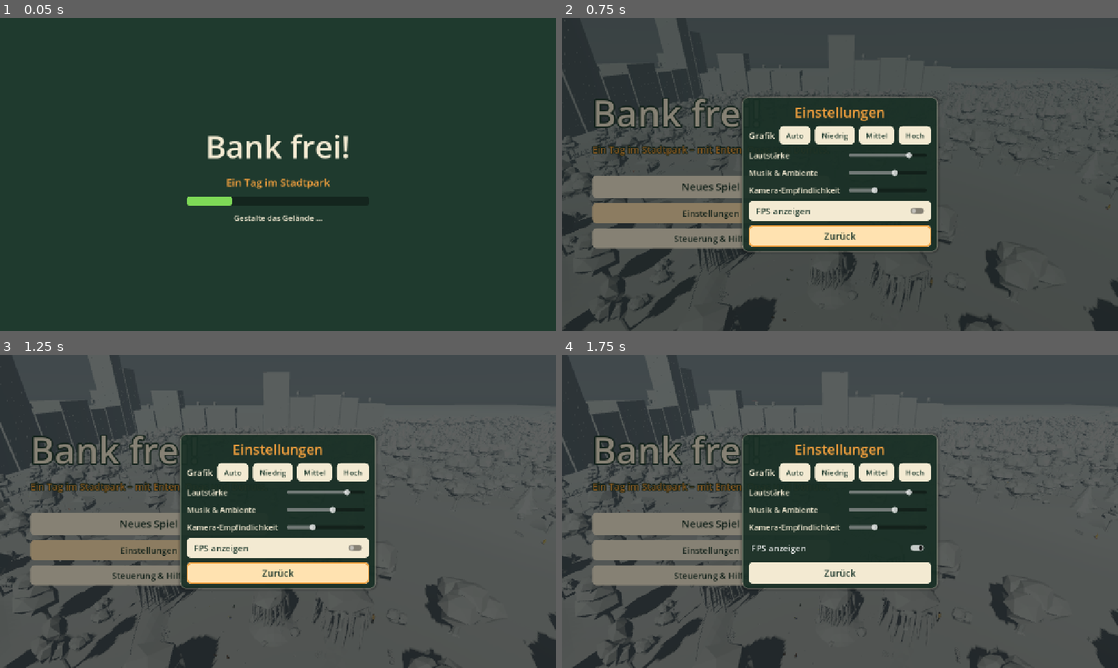
Above: before the commit, frames 1-4 (two rows, left to right).
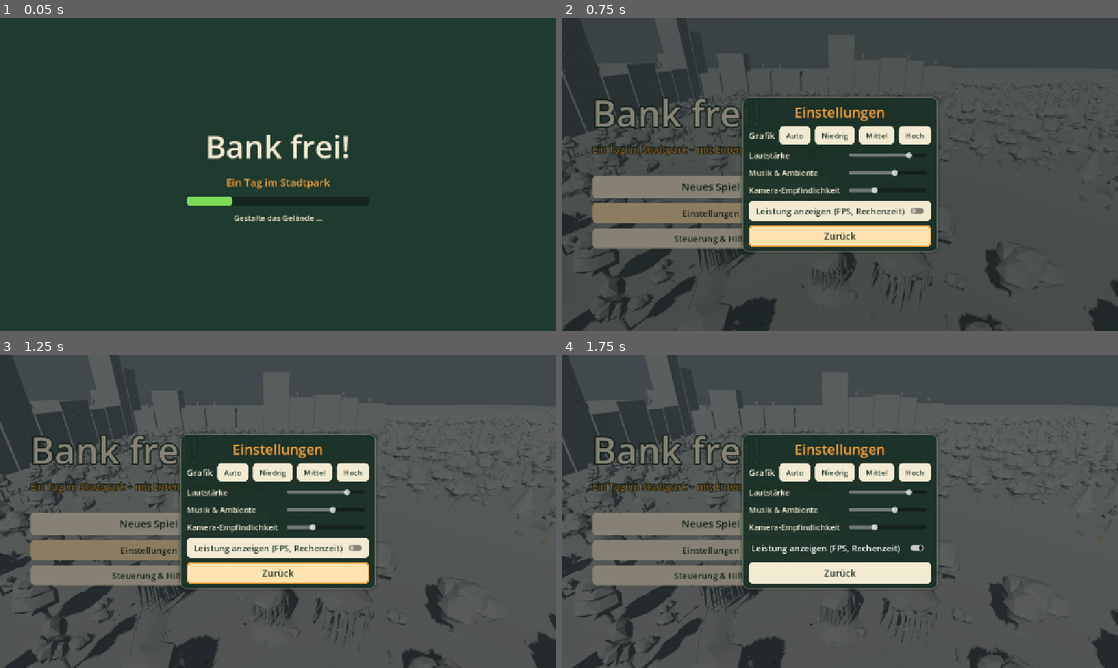
Above: after the commit, the same moments.

Repository: MarkDrei/Godot-Park
Game: Godot game, scene res://src/main.tscn
The game is run twice, just before and just after one commit, with the same random seed, the same clock (stepped at 60 frames per second) and the same inputs.
Inputs (mouse positions are in pixels of both pictures, inside the frame that each line leads up to):
- Up to frame 1 (0.05 s): no input
- Up to frame 2 (0.75 s): click "Einstellungen" at 0.5 s
- Up to frame 3 (1.25 s): no input
- Up to frame 4 (1.75 s): click (840, 549) at 1.25 s, where only the run before the commit has a clickable "FPS anzeigen"

Frame 1 is identical in both runs. In frame 2, 0.3% of the frame differs, in the area x 35-67%, y 60-97%; in frame 3, 0.3%, in the area x 4-70%, y 35-98%; in frame 4, 0.3%.

Commit message:
Performance: actors far from the camera update less often (LOD by distance, poses skipped off screen), bucket grids for neighbour queries (people, ~170 cars), the town's traffic rests while the player is in the park, cheaper traffic gap checks, NPCs check interrupts four times a second; performance overlay in the settings (FPS, frame and script time, draw calls, triangles, active actors); speech bubbles run out off screen
Co-Authored-By: Claude Opus 5.5 <noreply@anthropic.com>
Claude-Session: https://claude.ai/code/session_01RmsXHjEqYp94z2DPKDLFuH

Diff:
--- a/src/actors/actor.gd
+++ b/src/actors/actor.gd
@@ -50,7 +50,10 @@
 var seat: Seat = null
 var inside := false
 var speed_mult := 1.0
-var lod_distance := 0.0
+var lod_distance := 0.0           # metres to the camera's focus (World.focus)
+var _lod_slot := randi() % 8      # spreads the reduced ticks over the frames
+var _lod_delta := 0.0
+static var ticks := 0             # actor updates so far (the performance overlay counts them per frame)
 
 # Presentation state.
 var anim := "idle"
@@ -223,6 +226,7 @@
 	_last_pos = global_position
 	velocity = Vector3.ZERO
 	stop_moving()
+	world.actors_moved()
 
 
 func sit_on(s: Seat) -> void:
@@ -369,9 +373,30 @@
 
 # --- Simulation ------------------------------------------------------------------------
 
+## Every how many physics frames this actor updates: far from the camera less often, with the
+## time of the skipped frames added up (walking, needs and plans stay the same, only coarser).
+func lod_step() -> int:
+	if controlled or lod_distance < 50.0:
+		return 1
+	if lod_distance < 100.0:
+		return 2
+	if lod_distance < 160.0:
+		return 4
+	return 8
+
+
 func _physics_process(delta: float) -> void:
 	if world == null:
 		return
+	lod_distance = Vector2(global_position.x - world.focus.x, global_position.z - world.focus.z).length()
+	_lod_delta += delta
+	# Never more than 0.15 s at once (fast forward): a longer step could skip over a wall.
+	var step := mini(lod_step(), maxi(1, int(0.15 / maxf(delta, 0.001))))
+	if step > 1 and (Engine.get_physics_frames() + _lod_slot) % step != 0:
+		return
+	delta = _lod_delta
+	_lod_delta = 0.0
+	ticks += 1
 	var game_minutes := delta * Clock.MINUTES_PER_SECOND * Clock.time_scale
 	if inside:
 		needs.rest_fully()
@@ -549,10 +574,8 @@
 
 func _separation() -> Vector3:
 	var push := Vector3.ZERO
-	for other in world.actors:
-		if other == self or other.inside or not other.visible or other.seat != null or other.vehicle != null:
-			continue
-		if other.lod_distance > 45.0:
+	for other in world.actors_near(global_position, radius + 1.5):
+		if other == self or other.seat != null or other.vehicle != null:
 			continue
 		var d := Vector3(global_position.x - other.global_position.x, 0, global_position.z - other.global_position.z)
 		var min_d := radius + other.radius + 0.25
@@ -565,6 +588,13 @@
 func _animate(delta: float) -> void:
 	if rig == null:
 		return
+	# Nobody sees the pose of someone off screen (the smoothing catches up when they show);
+	# speech bubbles and emotes still run out.
+	if not controlled and lod_distance > 10.0:
+		var cam := get_viewport().get_camera_3d()
+		if cam and not cam.is_position_in_frustum(global_position + Vector3(0, 0.9, 0)):
+			rig.update_overlays(delta)
+			return
 	var a := current_anim()
 	var st := {
 		"anim": a,
--- a/src/actors/rig.gd
+++ b/src/actors/rig.gd
@@ -161,7 +161,7 @@
 	return _speech_time > 0.0
 
 
-func _update_overlays(delta: float) -> void:
+func update_overlays(delta: float) -> void:
 	for i in range(_emotes.size() - 1, -1, -1):
 		var e: Dictionary = _emotes[i]
 		e["age"] += delta
@@ -187,7 +187,7 @@
 ## Called by the actor every frame. `st` describes the desired pose.
 func animate(delta: float, st: Dictionary) -> void:
 	time += delta
-	_update_overlays(delta)
+	update_overlays(delta)
 	if lod >= 2:
 		return
 	if lod == 1:
--- a/src/ai/human_brain.gd
+++ b/src/ai/human_brain.gd
@@ -7,6 +7,7 @@
 var think := 0.0
 var last_kind := ""
 var cooldown := {}          # activity kind -> seconds until allowed again
+var _check_time := 0.0      # until the next _should_interrupt
 var role := ""
 var likes := {}
 var hours: Array = []
@@ -58,10 +59,11 @@
 
 
 func update(delta: float) -> void:
-	for k: String in cooldown.keys():
-		cooldown[k] -= delta
-		if cooldown[k] <= 0.0:
-			cooldown.erase(k)
+	if not cooldown.is_empty():
+		for k: String in cooldown.keys():
+			cooldown[k] -= delta
+			if cooldown[k] <= 0.0:
+				cooldown.erase(k)
 	if _hosting():
 		return  # stays put while the player plays this host's game (no new activity, no lines)
 	if actor.inside:
@@ -74,10 +76,14 @@
 	if current:
 		_enjoy(delta)
 		current.tick(delta)
+		_check_time -= delta
 		if current.done or current.failed:
 			_finish()
-		elif _should_interrupt():
-			_finish()
+		elif _check_time <= 0.0:
+			# Work hours, rain and hunger change slowly: four checks a second are plenty.
+			_check_time = 0.25
+			if _should_interrupt():
+				_finish()
 	if current == null:
 		think -= delta
 		if think <= 0.0:
--- a/src/camera/camera_rig.gd
+++ b/src/camera/camera_rig.gd
@@ -92,6 +92,7 @@
 func _process(delta: float) -> void:
 	if target == null or world == null:
 		return
+	world.focus = target.global_position
 	var desired_focus := target.global_position + Vector3(0, height, 0)
 	if _transition > 0.0:
 		_transition = maxf(0.0, _transition - delta / 1.2)
--- a/src/ui/hud.gd
+++ b/src/ui/hud.gd
@@ -24,6 +24,7 @@
 var inventory_label: Label
 var bag_button: Button
 var fps_label: Label
+var _perf := {"start": 0, "frames": 0, "proc": 0.0, "phys": 0.0, "pframes": 0, "ticks": 0}
 var _t := 0.0
 var _prompt := ""
 
@@ -165,6 +166,8 @@
 
 func _process(delta: float) -> void:
 	_animate_trends(delta)
+	if fps_label.visible:
+		_sample_perf()
 	_t -= delta
 	if _t > 0.0:
 		return
@@ -174,8 +177,6 @@
 	clock_label.text = Clock.time_string()
 	info_label.text = "Tag %d · %s · %s" % [Clock.day + 1, Clock.season_name(), Clock.weather_name()]
 	fps_label.visible = GameState.settings.get("show_fps", false)
-	if fps_label.visible:
-		fps_label.text = "%d FPS" % Engine.get_frames_per_second()
 	var pc: PlayerController = game.player if game else null
 	if pc == null or pc.actor == null:
 		return
@@ -243,3 +244,28 @@
 		var tip := 1.0 if up else h - 1.0
 		var base := h - 3.0 if up else 3.0
 		c.draw_colored_polygon(PackedVector2Array([Vector2(x, base), Vector2(x + 10.0, base), Vector2(x + 5.0, tip)]), col)
+
+
+## Performance overlay (Einstellungen → Leistung anzeigen), averaged over half a second: frame
+## time, script time per frame (process) and per physics step, what the GPU had to draw, and
+## how many actors updated per physics step (the rest is far away, Actor.lod_step).
+func _sample_perf() -> void:
+	var p := _perf
+	if p["frames"] == 0:
+		p["start"] = Time.get_ticks_usec()
+	p["frames"] += 1
+	p["proc"] += Performance.get_monitor(Performance.TIME_PROCESS)
+	p["phys"] += Performance.get_monitor(Performance.TIME_PHYSICS_PROCESS)
+	var secs := (Time.get_ticks_usec() - int(p["start"])) / 1000000.0
+	if secs < 0.5:
+		return
+	var n := float(p["frames"])
+	var steps := maxi(1, Engine.get_physics_frames() - int(p["pframes"]))
+	var active := float(Actor.ticks - int(p["ticks"])) / steps
+	var total: int = game.world.actors.size() if game and game.world else 0
+	fps_label.text = "%d FPS · %.1f ms · Skript %.1f · Physik %.1f · %d Draws · %dk Dreiecke · %d/%d Figuren aktiv" % [
+		Engine.get_frames_per_second(), secs / n * 1000.0, p["proc"] / n * 1000.0, p["phys"] / n * 1000.0,
+		int(Performance.get_monitor(Performance.RENDER_TOTAL_DRAW_CALLS_IN_FRAME)),
+		int(Performance.get_monitor(Performance.RENDER_TOTAL_PRIMITIVES_IN_FRAME) / 1000.0),
+		roundi(active), total]
+	_perf = {"start": 0, "frames": 0, "proc": 0.0, "phys": 0.0, "pframes": Engine.get_physics_frames(), "ticks": Actor.ticks}
--- a/src/ui/ui.gd
+++ b/src/ui/ui.gd
@@ -514,7 +514,7 @@
 		if game and game.camera:
 			game.camera.sensitivity = val, 0.3, 2.5))
 	var fps := CheckButton.new()
-	fps.text = "FPS anzeigen"
+	fps.text = "Leistung anzeigen (FPS, Rechenzeit)"
 	fps.button_pressed = GameState.settings.get("show_fps", false)
 	fps.toggled.connect(func(on: bool) -> void: GameState.settings["show_fps"] = on)
 	v.add_child(fps)
--- a/src/vehicles/car.gd
+++ b/src/vehicles/car.gd
@@ -50,7 +50,7 @@
 	door.car = self
 	door.radius = length() * 0.5 + 1.4
 	add_child(door)
-	place(pos, heading)
+	_set_pose(pos, heading)
 	set_physics_process(false)
 
 
@@ -76,7 +76,15 @@
 	return Vector2(-fwd.y, fwd.x)
 
 
+## Puts the car somewhere (jobs, tests): the town sorts its cars again.
 func place(p: Vector2, heading: float) -> void:
+	_set_pose(p, heading)
+	if world and world.city:
+		world.city.moved_by_hand()
+
+
+## Driving moves within a metre per frame: the town's car grid of this frame stays good enough.
+func _set_pose(p: Vector2, heading: float) -> void:
 	yaw = heading
 	global_position = Vector3(p.x, 0.0, p.y)
 	rotation.y = yaw
@@ -153,17 +161,15 @@
 		if not world.map.is_drivable(q):
 			return "wall"
 	if world.city:
-		for other: Car in world.city.cars:
-			if other == self or other == ignore or other.ignore == self or other.pos2().distance_squared_to(p) > 100.0:
+		for other: Car in world.city.cars_near(p, 10.0):
+			if other == self or other == ignore or other.ignore == self:
 				continue
 			if overlap(p, h, size2(), other.pos2(), other.yaw, other.size2()):
 				return "car"
-	for a in world.actors:
-		if a.inside or not a.visible or a.vehicle != null or a == driver:
+	for a in world.actors_near(Vector3(p.x, 0.0, p.y), 7.0):
+		if a.vehicle != null or a == driver:
 			continue
 		var d := Vector2(a.global_position.x, a.global_position.z) - p
-		if d.length_squared() > 49.0:
-			continue
 		if absf(d.dot(f)) <= hl + a.radius and absf(d.dot(r)) <= hw + a.radius:
 			return "person"
 	return ""
@@ -179,12 +185,10 @@
 	var corridor := width() * 0.5 + 0.55
 	var best := INF
 	var dodge := driver != null and absf(speed) > 2.5
-	for a in world.actors:
-		if a.inside or not a.visible or a.vehicle != null or a == driver:
+	for a in world.actors_near(global_position, 30.0):
+		if a.vehicle != null or a == driver:
 			continue
 		var d := Vector2(a.global_position.x, a.global_position.z) - p
-		if d.length_squared() > 900.0:
-			continue
 		var along := d.dot(f) * (-1.0 if reverse else 1.0)
 		var side := d.dot(r)
 		if along < hl - 0.3 or absf(side) > corridor + a.radius + absf(steer) * along * 0.5:
@@ -256,15 +260,15 @@
 	var np := p + forward2(new_yaw) * step
 	var hit := pose_blocked(np, new_yaw)
 	if hit == "":
-		place(np, new_yaw)
+		_set_pose(np, new_yaw)
 		return
 	# Slide: keep the old heading, or only turn.
 	var np2 := p + forward2() * step
 	if hit != "person" and pose_blocked(np2, yaw) == "":
-		place(np2, yaw)
+		_set_pose(np2, yaw)
 		return
 	if pose_blocked(p, new_yaw) == "":
-		place(p, new_yaw)
+		_set_pose(p, new_yaw)
 	if hit == "person":
 		auto_braked = true
 		speed = 0.0
--- a/src/vehicles/traffic.gd
+++ b/src/vehicles/traffic.gd
@@ -17,6 +17,8 @@
 var agents: Array = []                  # Agent
 var rng := RandomNumberGenerator.new()
 var _respawn := 0.0
+var resting := false                    # _rest: the player is far away in the park
+const REST_MARGIN := 30.0               # metres west of the town's edge before the traffic rests
 var red_runs := 0                       # the player drove into a crossing at red
 
 
@@ -93,7 +95,21 @@
 
 # --- Traffic lights -----------------------------------------------------------------
 
+## Rests (the AI cars stand still) while the player is in the park or the Nordwald: nobody
+## sees the town then, and the traffic was half the cost of a frame (doc/testing-notes.md).
+func _rest(on: bool) -> void:
+	resting = on
+	for a: Agent in agents:
+		if a.car and is_instance_valid(a.car):
+			a.car.process_mode = Node.PROCESS_MODE_DISABLED if on else Node.PROCESS_MODE_INHERIT
+
+
 func _process(delta: float) -> void:
+	var away := world.focus.x < ParkLayout.CITY_EDGE - REST_MARGIN
+	if away != resting:
+		_rest(away)
+	if resting:
+		return
 	for c: Dictionary in crossings:
 		if not c["lights"]:
 			continue
@@ -382,7 +398,8 @@
 			return false
 		# Nobody else (the player too) standing in the crossing, room on the next lane.
 		var q: Vector2 = cr["pos"]
-		for other: Car in traffic.world.city.cars:
+		var a: Vector2 = next["a"]
+		for other: Car in traffic.world.city.cars_near(q, q.distance_to(a) + 8.0):
 			if other == car:
 				continue
 			var o := other.pos2()
@@ -397,22 +414,47 @@
 	## bends through crossings, so cars in the other lane of a turn don't count.
 	func _gap_to_cars(c: Car) -> float:
 		var p := c.pos2()
+		var half := c.length() * 0.5
+		# The way ahead in 1 m steps, and only the cars near it (no parked cars beside the road).
+		var pts := _samples(p, half, 24.0)
+		var box := Rect2(pts[0], Vector2.ZERO)
+		for q in pts:
+			box = box.expand(q)
+		box = box.grow(5.5)
 		var near: Array[Car] = []
-		for other: Car in traffic.world.city.cars:
-			if other != c and other.pos2().distance_squared_to(p) < 900.0:
+		for other: Car in traffic.world.city.cars_near(p, 30.0):
+			if other != c and box.has_point(other.pos2()):
 				near.append(other)
 		if near.is_empty():
 			return INF
-		var half := c.length() * 0.5
+		var margin := c.width() * 0.5 - 0.2
 		var d := half
-		while d <= 24.0:
-			var q := _ahead(p, d)
+		for q in pts:
 			for other in near:
-				if other.contains(q, c.width() * 0.5 - 0.2):
+				if other.contains(q, margin):
 					return maxf(0.0, d - half - _depth_into(other, q))
 			d += 1.0
 		return INF
 
+	## Points on the way every metre from `from` to `to` metres ahead (one walk along it;
+	## past its end like _ahead).
+	func _samples(p: Vector2, from: float, to: float) -> PackedVector2Array:
+		var out := PackedVector2Array()
+		var d := from
+		var prev := p
+		var walked := 0.0
+		for q in path:
+			var l := prev.distance_to(q)
+			while l > 0.0001 and d <= to and d <= walked + l:
+				out.append(prev.lerp(q, (d - walked) / l))
+				d += 1.0
+			walked += l
+			prev = q
+		while d <= to:
+			out.append(path[path.size() - 1] if not path.is_empty() else p + car.forward2() * d)
+			d += 1.0
+		return out
+
 	## How far q lies inside the other car's footprint along our way (≈ its half length).
 	func _depth_into(other: Car, q: Vector2) -> float:
 		return 0.0 if other.contains(q, -0.5) else 0.5
--- a/src/world/city.gd
+++ b/src/world/city.gd
@@ -9,6 +9,9 @@
 var cinema: Cinema
 var traffic: Traffic
 var rng := RandomNumberGenerator.new()
+const GRID := 10.0                 # metres per bucket of cars_near
+var _grid := {}                    # Vector2i -> Array of Car
+var _grid_frame := -1
 
 
 func setup(w: World) -> void:
@@ -93,21 +96,54 @@
 	add_child(c)
 	c.setup(world, kind, col, pos, yaw)
 	cars.append(c)
+	_grid_frame = -1
 	return c
 
 
 func remove_car(c: Car) -> void:
 	cars.erase(c)
+	_grid_frame = -1
 	if is_instance_valid(c):
 		c.queue_free()
 
 
 ## The car whose footprint (grown by `margin`) covers p, or null. Actors can't walk into cars.
 func car_at(p: Vector2, margin := 0.0) -> Car:
-	for c in cars:
-		if c.pos2().distance_squared_to(p) < 36.0 and c.contains(p, margin):
+	for c in cars_near(p, 6.0):
+		if c.contains(p, margin):
 			return c
 	return null
+
+
+## A car was put somewhere (Car.place): sort the cars again before the next query.
+func moved_by_hand() -> void:
+	_grid_frame = -1
+
+
+## Cars whose centre lies within `radius` of p. A bucket grid (rebuilt once per physics frame)
+## keeps this cheap with ~170 cars: walkers and drivers only look at the cars around them.
+func cars_near(p: Vector2, radius: float) -> Array[Car]:
+	var f := Engine.get_physics_frames()
+	if f != _grid_frame:
+		_grid_frame = f
+		_grid.clear()
+		for c in cars:
+			var k := Vector2i(floori(c.position.x / GRID), floori(c.position.z / GRID))
+			if _grid.has(k):
+				(_grid[k] as Array).append(c)
+			else:
+				_grid[k] = [c]
+	var out: Array[Car] = []
+	var r2 := radius * radius
+	for gx in range(floori((p.x - radius) / GRID), floori((p.x + radius) / GRID) + 1):
+		for gz in range(floori((p.y - radius) / GRID), floori((p.y + radius) / GRID) + 1):
+			var bucket: Variant = _grid.get(Vector2i(gx, gz))
+			if bucket == null:
+				continue
+			for c: Car in bucket:
+				if is_instance_valid(c) and Vector2(c.position.x, c.position.z).distance_squared_to(p) <= r2:
+					out.append(c)
+	return out
 
 
 func find_car(id: String) -> Car:
--- a/src/world/world.gd
+++ b/src/world/world.gd
@@ -49,6 +49,12 @@
 
 # Runtime.
 var actors: Array[Actor] = []
+const ACTOR_GRID := 8.0               # metres per bucket of actors_near
+var _actor_grid := {}                 # Vector2i -> Array of Actor
+var _actor_grid_frame := -1
+## Where the camera looks (CameraRig): far from here actors think and move less often
+## (Actor.lod_distance) and the town's traffic rests while the player is in the park.
+var focus := Vector3.ZERO
 var shops := {}                       # id -> Shop
 var foods: Array[Dictionary] = []     # bread on the water / ground
 var bottles: Array[Node3D] = []
@@ -323,14 +329,37 @@
 
 
 func actors_near(p: Vector3, radius: float, filter := Callable()) -> Array[Actor]:
+	var f := Engine.get_physics_frames()
+	if f != _actor_grid_frame:
+		_actor_grid_frame = f
+		_actor_grid.clear()
+		for a in actors:
+			if not a.visible or a.inside:
+				continue
+			var k := Vector2i(floori(a.global_position.x / ACTOR_GRID), floori(a.global_position.z / ACTOR_GRID))
+			if _actor_grid.has(k):
+				(_actor_grid[k] as Array).append(a)
+			else:
+				_actor_grid[k] = [a]
 	var out: Array[Actor] = []
 	var r2 := radius * radius
-	for a in actors:
-		if not a.visible or a.inside:
-			continue
-		if a.global_position.distance_squared_to(p) <= r2 and (not filter.is_valid() or filter.call(a)):
-			out.append(a)
+	for gx in range(floori((p.x - radius) / ACTOR_GRID), floori((p.x + radius) / ACTOR_GRID) + 1):
+		for gz in range(floori((p.z - radius) / ACTOR_GRID), floori((p.z + radius) / ACTOR_GRID) + 1):
+			var bucket: Variant = _actor_grid.get(Vector2i(gx, gz))
+			if bucket == null:
+				continue
+			for a: Actor in bucket:
+				if not is_instance_valid(a) or not a.visible or a.inside:
+					continue
+				var d := Vector2(a.global_position.x - p.x, a.global_position.z - p.z)
+				if d.length_squared() <= r2 and (not filter.is_valid() or filter.call(a)):
+					out.append(a)
 	return out
+
+
+## Someone was teleported or came out of a house: sort everybody again before the next query.
+func actors_moved() -> void:
+	_actor_grid_frame = -1
 
 
 func find_actor(id: String) -> Actor:
--- /dev/null
+++ b/tests/scenarios/performance.gd
@@ -0,0 +1,109 @@
+extends Scenario
+## Performance: actors far from the camera update less often (and still get where they go),
+## the town's traffic rests while the player is in the park, the bucket grids for cars and
+## people find the same as a full search, and the performance overlay in the settings.
+
+const PARK := Vector3(60, 0, -40)
+const TOWN := Vector3(240, 0, -51)   # market square
+
+
+func test_far_actors_update_less_often() -> void:
+	await put_player(PARK)
+	await wait(0.5)
+	var far: Actor = null
+	for a in world.actors:
+		if a.is_human() and not a.inside and not a.controlled and a.lod_distance > 170.0:
+			far = a
+	check(far != null, "somebody far away")
+	if far == null:
+		return
+	check_eq(far.lod_step(), 8, "far away: every 8th physics frame")
+	check_eq(player().lod_step(), 1, "the player: every frame")
+	# Still walks to its goal, in coarser steps.
+	far.brain.suspend()
+	(far.brain as HumanBrain).think = 600.0
+	var goal := far.global_position
+	for i in 16:
+		var q := far.global_position + Vector3(cos(i * TAU / 16.0), 0, sin(i * TAU / 16.0)) * 12.0
+		if not world.map.is_solid(Vector2(q.x, q.z), far.nav_profile) and Vector2(q.x - PARK.x, q.z - PARK.z).length() > 170.0:
+			goal = q
+			break
+	check(goal != far.global_position, "a free spot 12 m away")
+	far.go_to(goal)
+	check(await wait_until(func() -> bool: return far.path.is_empty() and far.global_position.distance_to(goal) < 1.5, 30.0),
+		"far walker arrives (%.1f m left)" % far.global_position.distance_to(goal))
+	# Fewer updates than actors.
+	var t0 := Actor.ticks
+	var f0 := Engine.get_physics_frames()
+	await frames(30)
+	var per_step := float(Actor.ticks - t0) / maxi(1, Engine.get_physics_frames() - f0)
+	check(per_step < world.actors.size() * 0.8, "%.0f of %d actors update per physics frame" % [per_step, world.actors.size()])
+
+
+func test_traffic_rests_in_the_park() -> void:
+	var t := (await city()).traffic
+	await put_player(TOWN)
+	await wait(1.0)
+	check(not t.resting, "traffic drives while the player is in town")
+	await put_player(PARK)
+	await wait(0.5)
+	check(t.resting, "traffic rests while the player is in the park")
+	var before := {}
+	for a: Traffic.Agent in t.agents:
+		before[a.car] = a.car.pos2()
+	await wait(2.0)
+	var moved := 0
+	for c: Car in before:
+		if is_instance_valid(c) and c.pos2().distance_to(before[c]) > 0.05:
+			moved += 1
+	check_eq(moved, 0, "no AI car moved while resting")
+	await put_player(TOWN)
+	await wait(4.0)
+	check(not t.resting, "back in town: the traffic drives again")
+	moved = 0
+	for c: Car in before:
+		if is_instance_valid(c) and c.pos2().distance_to(before[c]) > 1.0:
+			moved += 1
+	check(moved >= 3, "%d AI cars drove on" % moved)
+
+
+func test_grids_find_the_same_as_a_full_search() -> void:
+	await city()
+	await wait(0.2)
+	var rng := RandomNumberGenerator.new()
+	rng.seed = 5
+	for i in 40:
+		var p := Vector2(rng.randf_range(135, 385), rng.randf_range(-265, 85))
+		var r := rng.randf_range(3.0, 30.0)
+		var full := world.city.cars.filter(func(c: Car) -> bool: return c.pos2().distance_to(p) <= r)
+		check_eq(world.city.cars_near(p, r).size(), full.size(), "cars within %.0f m of %s" % [r, str(p.round())])
+	for i in 40:
+		var q := Vector3(rng.randf_range(-130, 390), 0, rng.randf_range(-270, 90))
+		var r := rng.randf_range(2.0, 40.0)
+		var full := world.actors.filter(func(a: Actor) -> bool:
+			return a.visible and not a.inside and Vector2(a.global_position.x - q.x, a.global_position.z - q.z).length() <= r)
+		check_eq(world.actors_near(q, r).size(), full.size(), "people within %.0f m of %s" % [r, str(q.round())])
+	# A car put somewhere by hand is found there at once.
+	var c := await new_car("small", Vector2(208.25, -30.0))
+	c.place(Vector2(208.25, -20.0), 0.0)
+	check(world.city.car_at(Vector2(208.25, -20.0)) == c, "moved car found at its new place")
+
+
+func test_performance_overlay() -> void:
+	GameState.settings["show_fps"] = false   # settings.cfg is shared by all runs
+	await press("pause")
+	check(await click_button("Einstellungen"), "Einstellungen")
+	check(await tap_button("Leistung anzeigen"), "checkbox Leistung anzeigen")
+	check(GameState.settings.get("show_fps", false), "setting on")
+	await click_button("Zurück")
+	await click_button("Weiterspielen")
+	await wait(3.0)
+	var text := UI.hud.fps_label.text
+	check(UI.hud.fps_label.visible and text.contains("FPS") and text.contains("Skript") and text.contains("Draws")
+		and text.contains("Figuren aktiv") and not text.contains(" 0/"), "overlay shows frame rate, script time, draw calls, actors (%s)" % text)
+	for screen in screens():
+		await set_screen(screen)
+		check_layout("perf overlay " + screen)
+	await set_screen("desktop")
+	GameState.settings["show_fps"] = false
+	GameState.save_settings()
--- a/tests/scenarios/quests.gd
+++ b/tests/scenarios/quests.gd
@@ -10,12 +10,21 @@
 	await wait(0.2)
 
 
+## Mia on the great meadow, her dogs behind her (west): where they came from must not put a
+## dog between her and the player, who talks to her from the east.
+func _mia_on_the_meadow() -> Actor:
+	var mia := present("mia")
+	var p := place("great_meadow") + Vector3(4, 0, 0)
+	mia.teleport(p)
+	var dogs: Array = mia.def["dogs"]
+	for i in dogs.size():
+		present(dogs[i]).teleport(p + Vector3(-1.6 - 0.4 * (i % 2), 0, (i - 2) * 0.7))
+	return mia
+
+
 ## Full dog walk by playing: accept at Mia, walk to the dog meadow, wait, bring the dog back.
 func test_dog_walk() -> void:
-	var mia := present("mia")
-	for d: String in mia.def["dogs"]:
-		present(d)
-	mia.teleport(place("great_meadow") + Vector3(4, 0, 0))
+	var mia := _mia_on_the_meadow()
 	await _talk_to("mia")
 	check(await choose("Gassi-Auftrag annehmen"), "Mia offers the job (%s)" % str(dialog_options()))
 	var q := Gameplay.quests
@@ -37,10 +46,7 @@
 
 ## Switching to another character cancels the job; the dog goes back to Mia.
 func test_dog_walk_cancelled_by_switching() -> void:
-	var mia := present("mia")
-	for d: String in mia.def["dogs"]:
-		present(d)
-	mia.teleport(place("great_meadow") + Vector3(4, 0, 0))
+	var mia := _mia_on_the_meadow()
 	await _talk_to("mia")
 	await choose("Gassi-Auftrag annehmen")
 	var dog: Actor = Gameplay.quests.walk_dog
@@ -54,10 +60,7 @@
 
 ## The running quest is the first row in the notebook (a phone shows only the top rows).
 func test_running_quest_on_top_of_the_notebook() -> void:
-	var mia := present("mia")
-	for d: String in mia.def["dogs"]:
-		present(d)
-	mia.teleport(place("great_meadow") + Vector3(4, 0, 0))
+	var mia := _mia_on_the_meadow()
 	await _talk_to("mia")
 	await choose("Gassi-Auftrag annehmen")
 	UI.close_dialog("")
--- a/tests/scenarios/traffic.gd
+++ b/tests/scenarios/traffic.gd
@@ -49,6 +49,7 @@
 ## A car never drives into a crossing at red.
 func test_cars_wait_at_red() -> void:
 	var t := await _traffic()
+	await put_player(Vector3(240, 0, -51))   # in town: in the park the traffic rests
 	var violations := [0]
 	var stopped := [0]
 	await wait_until(func() -> bool:
Not shown, added: tests/scenarios/performance.gd.uid
Not shown, removed: tests/scenarios/zz_dbg.gd.uid
Not shown, changed: doc/arc42.md
Not shown, changed: doc/test-scenarios.md
Not shown, changed: doc/testing-notes.md
